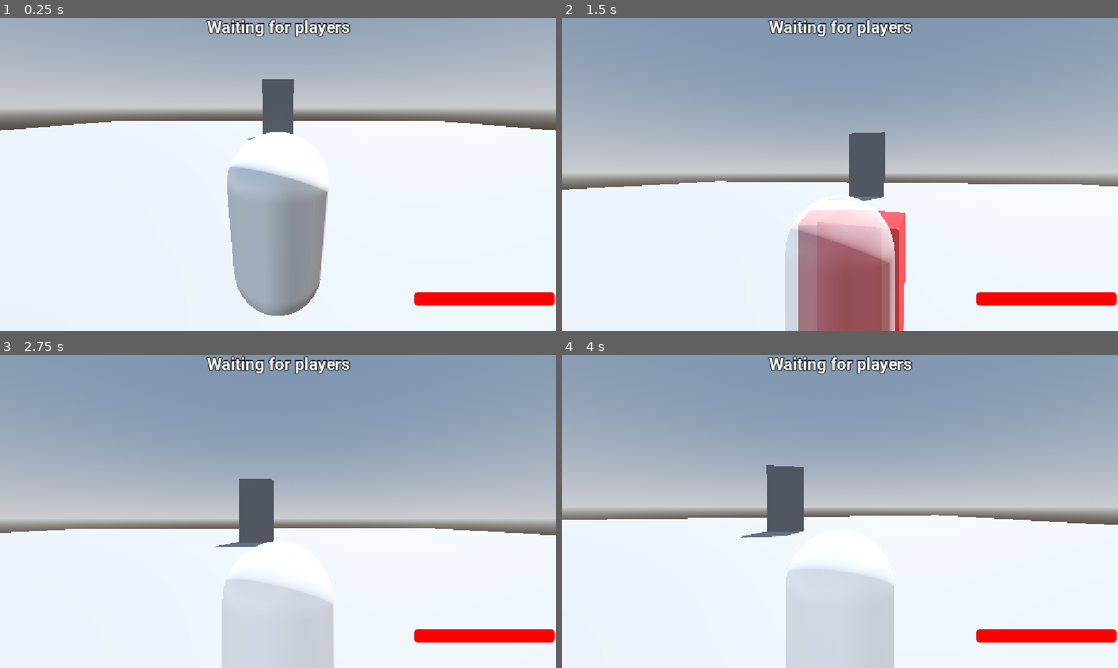
Above: before the commit, frames 1-4 (two rows, left to right).
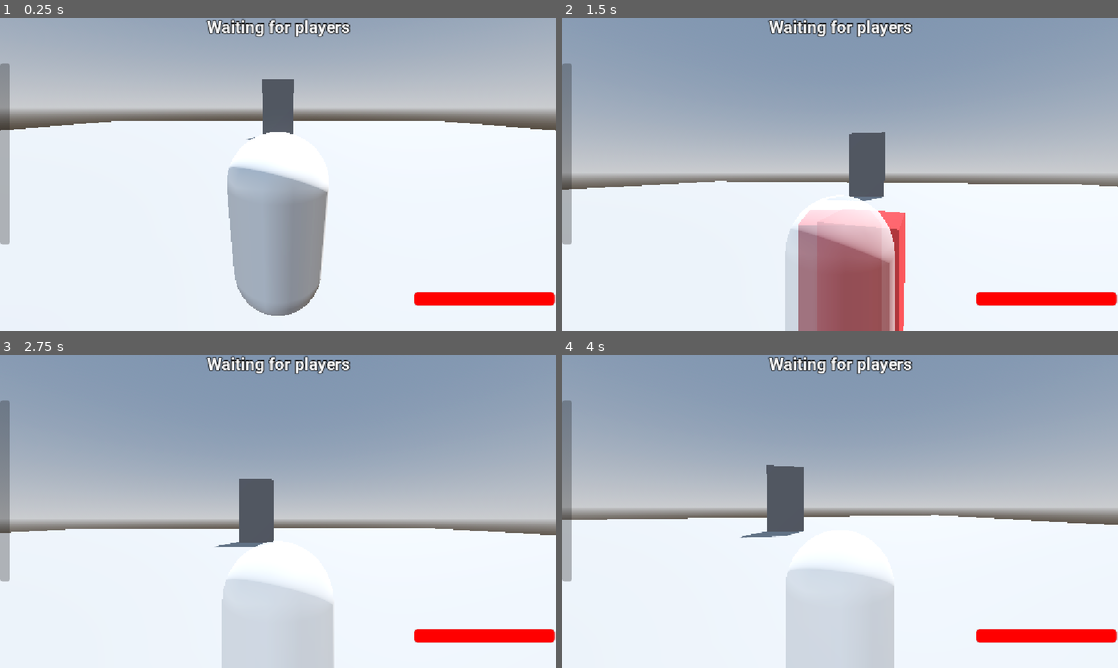
Above: after the commit, the same moments.

Repository: Virus01Official/forgotten_rewrite
Game: Godot game, scene res://main.tscn
Two runs of this game, one before a commit and one after it. Both use one fixed random seed, a clock stepped at 60 frames per second and the inputs below. The engine's default icon, where the game draws it, is replaced by a stand-in: a white triangle on a blue panel in a dark square.
Inputs (mouse positions are in pixels of both pictures, inside the frame that each line leads up to):
- Up to frame 1 (0.25 s): no input
- Up to frame 2 (1.5 s): move the mouse to (867, 174) at 0.52 s; hold Up (ui_up) from 0.53 s (still down); tap Q (Ability1) at 0.6 s; move the mouse to (812, 174) at 1.27 s; tap E (Ability2) at 1.35 s
- Up to frame 3 (2.75 s): keep holding Up (ui_up); move the mouse to (289, 505) at 2.02 s; tap R (Ability3) at 2.1 s
- Up to frame 4 (4 s): keep holding Up (ui_up); tap Enter at 2.75 s; move the mouse to (834, 517) at 2.77 s; tap T (Ability4) at 2.85 s; tap Space at 3.5 s; move the mouse to (878, 514) at 3.52 s; click (878, 514) at 3.6 s

The runs differ from the first frame. In frame 1, 1.0% of the frame differs, in the area x 0-2%, y 14-73%; in frame 2, 1.0%; in frame 3, 1.0%; in frame 4, 1.0%.

Commit message:
added more stuff

Diff:
--- a/UI/player_ui.tscn
+++ b/UI/player_ui.tscn
@@ -1,6 +1,7 @@
 [gd_scene format=3 uid="uid://bp0hs4qgh4lf"]
 
 [ext_resource type="FontFile" uid="uid://diu4olylqsotv" path="res://assets/fonts/Roboto/static/Roboto-Bold.ttf" id="1_c8xti"]
+[ext_resource type="Texture2D" uid="uid://d1qj5l8ttlohn" path="res://icon.svg" id="2_nplvd"]
 
 [sub_resource type="LabelSettings" id="LabelSettings_nplvd"]
 font = ExtResource("1_c8xti")
@@ -20,6 +21,17 @@
 corner_radius_top_right = 8
 corner_radius_bottom_right = 8
 corner_radius_bottom_left = 8
+
+[sub_resource type="Gradient" id="Gradient_nplvd"]
+colors = PackedColorArray(0.72156864, 0, 1, 1, 0.49019608, 0, 1, 1)
+
+[sub_resource type="GradientTexture2D" id="GradientTexture2D_kwigr"]
+gradient = SubResource("Gradient_nplvd")
+fill_from = Vector2(0, 1)
+fill_to = Vector2(0, 0)
+
+[sub_resource type="StyleBoxTexture" id="StyleBoxTexture_b8q8m"]
+texture = SubResource("GradientTexture2D_kwigr")
 
 [node name="player_ui" type="Control" unique_id=1532252855]
 layout_mode = 3
@@ -49,8 +61,21 @@
 layout_mode = 0
 offset_left = 121.0
 offset_top = 71.0
-offset_right = 1020.0
+offset_right = 1049.0
 offset_bottom = 591.0
+
+[node name="ScrollContainer" type="ScrollContainer" parent="SpectatorStuff/Shop" unique_id=1308762642]
+layout_mode = 0
+offset_right = 928.0
+offset_bottom = 519.0
+
+[node name="GridContainer" type="GridContainer" parent="SpectatorStuff/Shop/ScrollContainer" unique_id=507912189]
+layout_mode = 2
+columns = 7
+
+[node name="TextureRect" type="TextureRect" parent="SpectatorStuff/Shop/ScrollContainer/GridContainer" unique_id=352580213]
+layout_mode = 2
+texture = ExtResource("2_nplvd")
 
 [node name="GameStuff" type="Control" parent="." unique_id=1666905990]
 anchors_preset = 0
@@ -85,3 +110,14 @@
 offset_bottom = 595.0
 theme_override_styles/fill = SubResource("StyleBoxFlat_c8xti")
 show_percentage = false
+
+[node name="Oath" type="ProgressBar" parent="GameStuff" unique_id=1097091710]
+layout_mode = 0
+offset_top = 94.0
+offset_right = 21.0
+offset_bottom = 469.0
+theme_override_styles/fill = SubResource("StyleBoxTexture_b8q8m")
+max_value = 3.0
+step = 1.0
+fill_mode = 3
+show_percentage = false
--- a/data/killers/envy.json
+++ b/data/killers/envy.json
@@ -44,7 +44,7 @@
 	  "icon": "res://assets/textures/abilityTemplate.png",
 	  "cooldown": 5.0,
 	  "type": "void_dash",
-	  "damage": 40,
+	  "damage": 10,
 	  "speed": 30.0,
 	  "duration": 1.0
 	}
--- a/data/killers/yixi.json
+++ b/data/killers/yixi.json
@@ -40,13 +40,11 @@
 	},
 	{
 	  "id": "ability2",
-	  "name": "Void Dash",
+	  "name": "Grab",
 	  "icon": "res://assets/textures/abilityTemplate.png",
-	  "cooldown": 5.0,
-	  "type": "void_dash",
-	  "damage": 40,
-	  "speed": 30.0,
-	  "duration": 1.0
+	  "cooldown": 32.0,
+	  "type": "yixi_grab",
+	  "damage": 50,
 	}
   ]
 }
--- a/project.godot
+++ b/project.godot
@@ -42,7 +42,6 @@
 "events": [Object(InputEventKey,"resource_local_to_scene":false,"resource_name":"","device":0,"window_id":0,"alt_presse …(194 unchanged characters)…
 , Object(InputEventJoypadButton,"resource_local_to_scene":false,"resource_name":"","device":-1,"button_index":13,"pressure":0.0,"pressed":false,"script":null)
 , Object(InputEventJoypadMotion,"resource_local_to_scene":false,"resource_name":"","device":-1,"axis":0,"axis_value":-1.0,"script":null)
-, Object(InputEventKey,"resource_local_to_scene":false,"resource_name":"","device":-1,"window_id":0,"alt_pressed":false,"shift_pressed":false,"ctrl_pressed":false,"meta_pressed":false,"pressed":false,"keycode":0,"physical_keycode":65,"key_label":0,"unicode":97,"location":0,"echo":false,"script":null)
 ]
 }
 ui_right={
@@ -50,7 +49,6 @@
 "events": [Object(InputEventKey,"resource_local_to_scene":false,"resource_name":"","device":0,"window_id":0,"alt_presse …(194 unchanged characters)…
 , Object(InputEventJoypadButton,"resource_local_to_scene":false,"resource_name":"","device":-1,"button_index":14,"pressure":0.0,"pressed":false,"script":null)
 , Object(InputEventJoypadMotion,"resource_local_to_scene":false,"resource_name":"","device":-1,"axis":0,"axis_value":1.0,"script":null)
-, Object(InputEventKey,"resource_local_to_scene":false,"resource_name":"","device":-1,"window_id":0,"alt_pressed":false,"shift_pressed":false,"ctrl_pressed":false,"meta_pressed":false,"pressed":false,"keycode":0,"physical_keycode":68,"key_label":0,"unicode":100,"location":0,"echo":false,"script":null)
 ]
 }
 ui_up={
@@ -58,7 +56,6 @@
 "events": [Object(InputEventKey,"resource_local_to_scene":false,"resource_name":"","device":0,"window_id":0,"alt_presse …(194 unchanged characters)…
 , Object(InputEventJoypadButton,"resource_local_to_scene":false,"resource_name":"","device":-1,"button_index":11,"pressure":0.0,"pressed":false,"script":null)
 , Object(InputEventJoypadMotion,"resource_local_to_scene":false,"resource_name":"","device":-1,"axis":1,"axis_value":-1.0,"script":null)
-, Object(InputEventKey,"resource_local_to_scene":false,"resource_name":"","device":-1,"window_id":0,"alt_pressed":false,"shift_pressed":false,"ctrl_pressed":false,"meta_pressed":false,"pressed":false,"keycode":0,"physical_keycode":87,"key_label":0,"unicode":119,"location":0,"echo":false,"script":null)
 ]
 }
 ui_down={
@@ -66,7 +63,6 @@
 "events": [Object(InputEventKey,"resource_local_to_scene":false,"resource_name":"","device":0,"window_id":0,"alt_presse …(194 unchanged characters)…
 , Object(InputEventJoypadButton,"resource_local_to_scene":false,"resource_name":"","device":-1,"button_index":12,"pressure":0.0,"pressed":false,"script":null)
 , Object(InputEventJoypadMotion,"resource_local_to_scene":false,"resource_name":"","device":-1,"axis":1,"axis_value":1.0,"script":null)
-, Object(InputEventKey,"resource_local_to_scene":false,"resource_name":"","device":-1,"window_id":0,"alt_pressed":false,"shift_pressed":false,"ctrl_pressed":false,"meta_pressed":false,"pressed":false,"keycode":0,"physical_keycode":83,"key_label":0,"unicode":115,"location":0,"echo":false,"script":null)
 ]
 }
 Ability1={
--- a/scripts/ability_component.gd
+++ b/scripts/ability_component.gd
@@ -355,6 +355,9 @@
 		$"..".apply_effect("invisibility", 1)
 		$"..".usingAbility = false
 
+	elif ability == "ritual":
+		print("placing ritual")
+
 	else:
 		print(ability)
 
--- a/scripts/player.gd
+++ b/scripts/player.gd
@@ -132,6 +132,7 @@
 		$player_ui/GameStuff/VBoxContainer/Label.text = "Weakness: " + str(weakness)
 
 	$player_ui/GameStuff/Health.value = health
+	$player_ui/GameStuff/Oath.value = oath
 
 	if Input.is_action_just_pressed("Ability1") and not usingAbility and not _is_on_cooldown(equipped_ability1.get("name", "Ability1")):
 		var ability_type = equipped_ability1.get("type", "")
--- a/scripts/tetris.gd
+++ b/scripts/tetris.gd
@@ -1 +1,6 @@
 extends Node2D
+
+func _physics_process(delta: float) -> void:
+	var input_dir := Input.get_vector("ui_left", "ui_right", "ui_up", "ui_down")
+	if $".".visible == true:
+		print("tetris")
Not shown, added: assets/models/spikes.mtl
Not shown, added: assets/models/spikes.obj
Not shown, added: assets/models/spikes.obj.import
